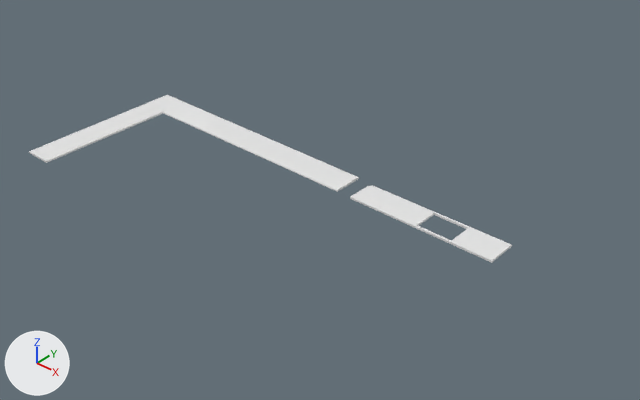
What one commit did to the Blender file kitchen worktop.blend.
The view is the same before and after, from a 50 mm lens placed at (12.9, -10.35, 8.35), pointed at (3.55, 0.2, -0.35). Every picture has the same lights, and +X, +Y and +Z are marked at lower left.

The first picture shows 'End', 'Middle', 'worktop', 'worktop_Cut', 'worktop_Sink_Hole'.
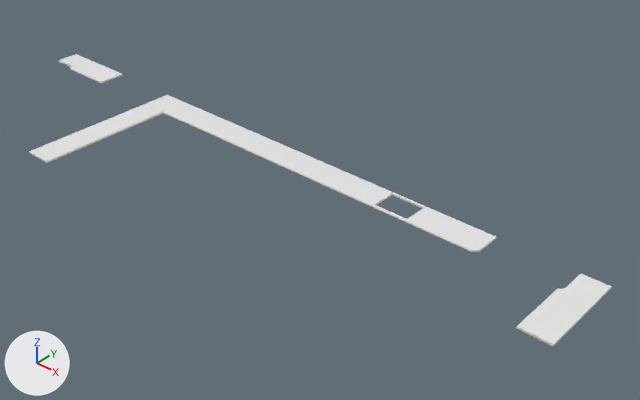
Where the newer file only moved an object's origin or applied its transform, the numbers keep the older frame.

Location of each change, (x1, y1, x2, y2) in pixels of the pictures (640 x 400 px):
'worktop.007', added
    after: (516, 274, 612, 346)
'worktop_Sink_Hole', deleted
    before: (350, 186, 512, 263)
'Worktop_Sink_Hole', added
    after: (338, 177, 496, 252)
'worktop.002', added
    after: (58, 54, 123, 83)

The change, as a list of edits to the scene's bpy script:
```text
Add me_worktop_013:
    me_worktop_013.from_pydata(...)  # 55 vertices, 49 faces; spans x 4.98..7.96, y 0.99..1.59, z -0.02..0.02
    me_worktop_013.polygons.foreach_set('use_smooth', [True] * 49)
Add me_worktop_011:
    me_worktop_011.from_pydata(...)  # 30 vertices, 8 faces; spans x -3.94..-2.14, y 1.04..1.64, z -0.02..0.02
    me_worktop_011.polygons.foreach_set('use_smooth', [True] * 8)
Add me_worktop_010:
    me_worktop_010.from_pydata(...)  # 30 vertices, 8 faces; spans x -0.72..1.08, y -0.13..0.48, z -0.02..0.02
    me_worktop_010.polygons.foreach_set('use_smooth', [True] * 8)
Remove ob_worktop_sink_hole:
    ob_worktop_sink_hole = bpy.data.objects.new('worktop_Sink_Hole', me_worktop_sink_hole)
    ob_worktop_sink_hole.location = (5.65, 0.64, -0.03)
    ob_worktop_sink_hole.rotation_euler = (1.571, 0.0, 0.0)  # degrees (90, 0, 0)
Add ob_worktop_sink_hole_1:
    ob_worktop_sink_hole_1 = bpy.data.objects.new('Worktop_Sink_Hole', me_worktop_013)
    ob_worktop_sink_hole_1.location = (-1.03, -0.76, 0.0)
Add ob_worktop_002:
    ob_worktop_002 = bpy.data.objects.new('worktop.002', me_worktop_011)
    ob_worktop_002.location = (-1.03, -0.76, 0.0)
Add ob_worktop_007:
    ob_worktop_007 = bpy.data.objects.new('worktop.007', me_worktop_010)
    ob_worktop_007.location = (8.51, 0.12, 0.0)
    ob_worktop_007.rotation_euler = (0.0, 0.0, -1.571)  # degrees (0, 0, -90)
```
